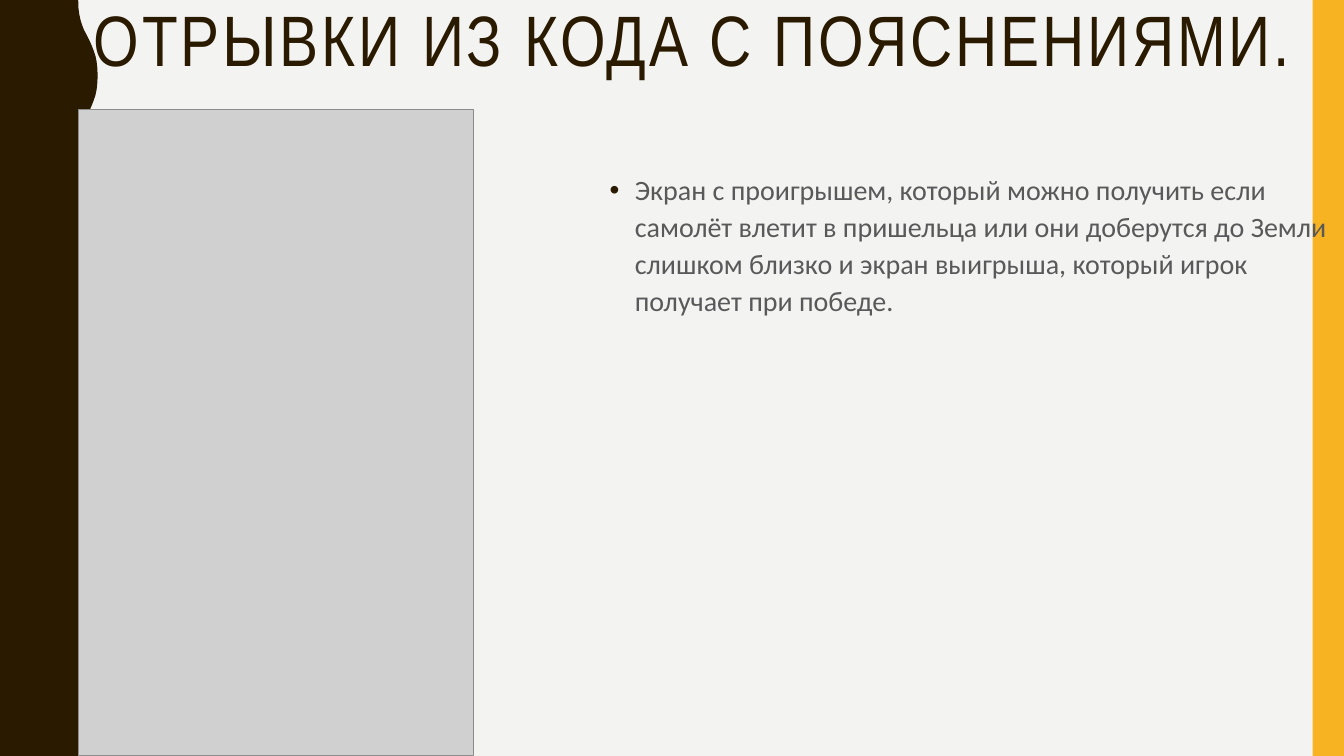
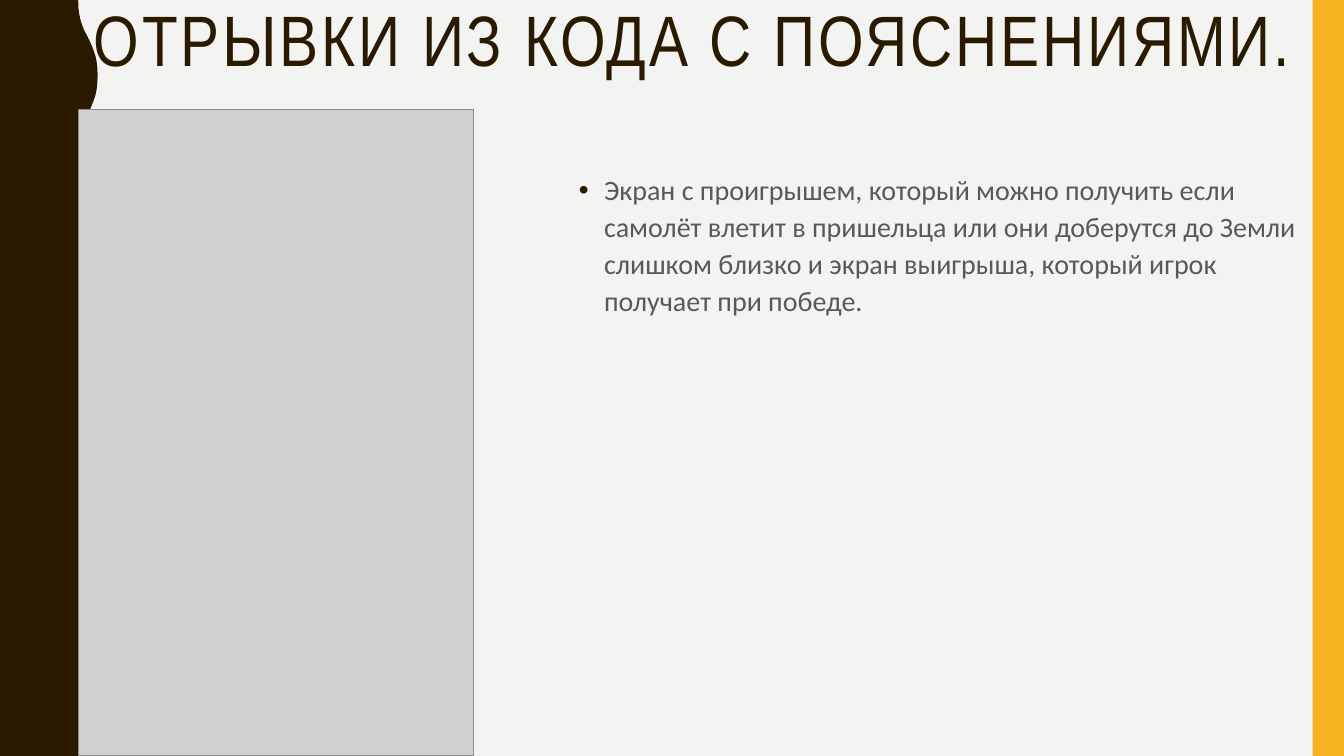
Before and after one commit to ltrc125/Yandex-Lyceum-Project, a slide deck: slide 5 of Проект Яндекс Лицей.pptx. Drawn at 1344x756 pixels with LibreOffice and Linux fonts; fonts in the diff are those of the drawing; grey boxes stand for pictures. Boxes give left, top, right and bottom in pixels: in the first picture for what was removed or moved away, otherwise in the second. Text is boxed around its words. In the diff, an @@ line names an element or a change of style, - is before the commit and + after.

```diff
--- a/Проект Яндекс Лицей.pptx
+++ b/Проект Яндекс Лицей.pptx
@@ text "Экран с проигрышем, который можно ...": place and size @@
-text "Экран с проигрышем, который можно ..." at (635, 181, 1326, 316)
+text "Экран с проигрышем, который можно ..." at (604, 181, 1295, 316)
```
Also in this commit, not shown: 1 other slide changed.
